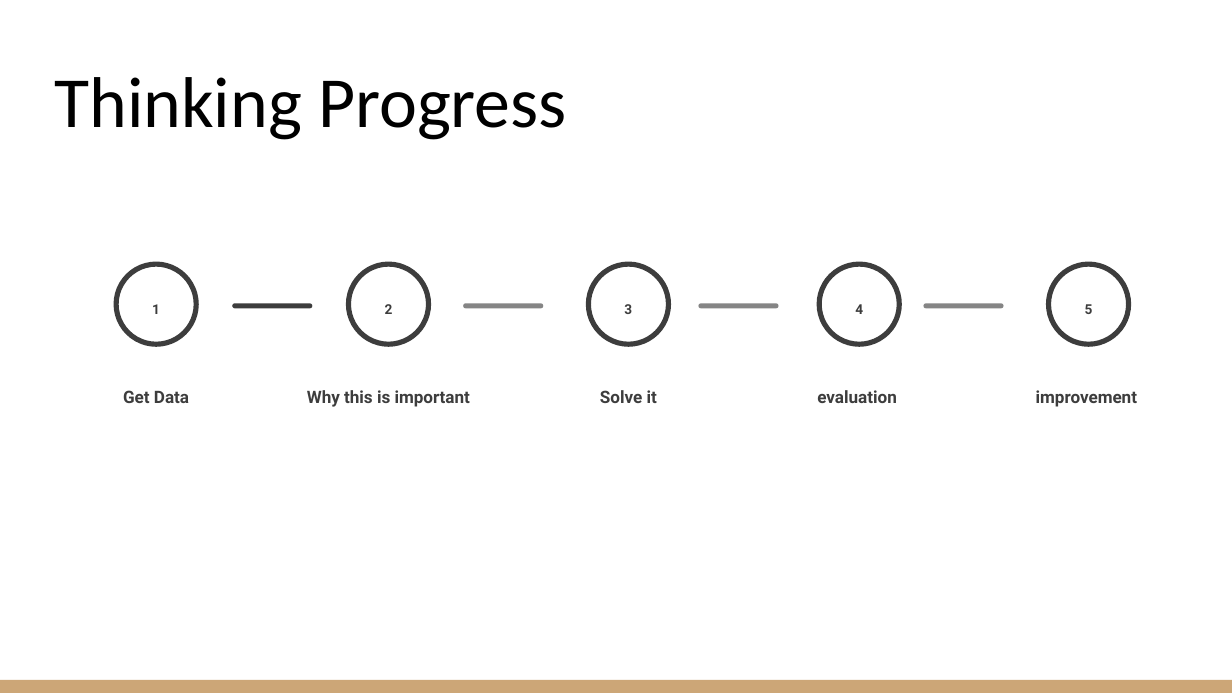
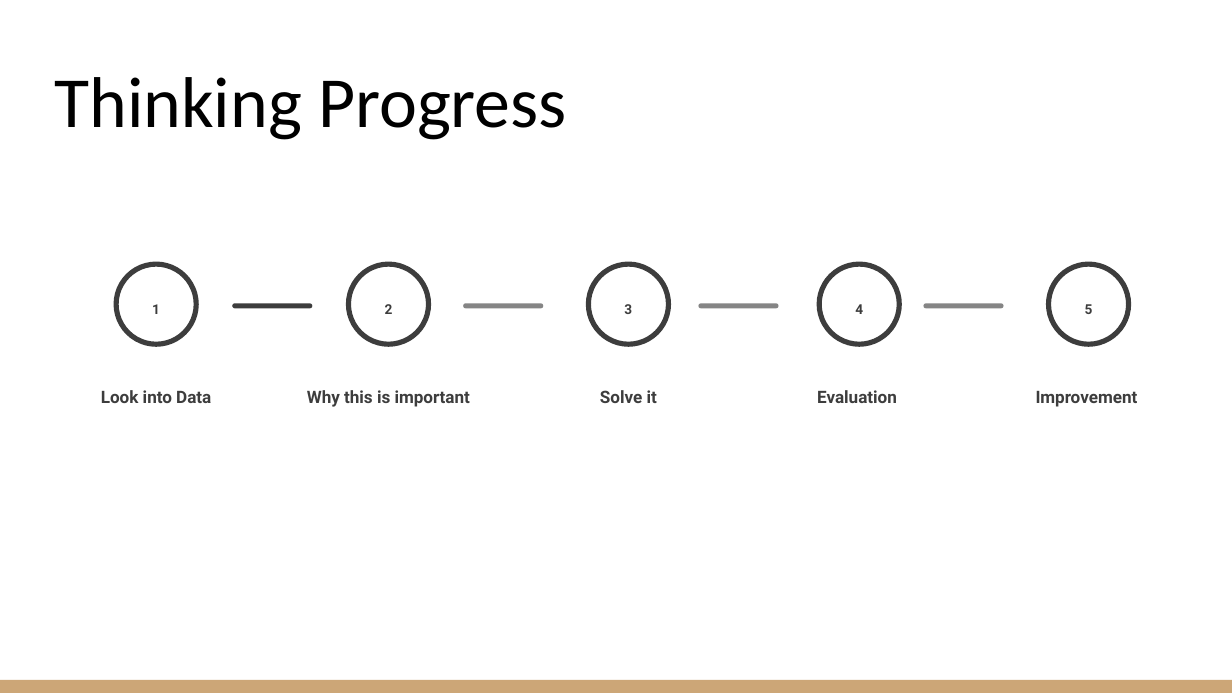
Before and after one commit to DarKenW/HoneyBadgerCoding, a slide deck: slide 2 of Project/Jigsaw Comments Classification.pptx. Drawn at 1232x693 pixels with LibreOffice and Linux fonts; fonts in the diff are those of the drawing. Boxes give left, top, right and bottom in pixels: in the first picture for what was removed or moved away, otherwise in the second. Text is boxed around its words. In the diff, an @@ line names an element or a change of style, - is before the commit and + after.

```diff
--- a/Project/Jigsaw Comments Classification.pptx
+++ b/Project/Jigsaw Comments Classification.pptx
@@ text at [101, 390, 211, 403]: text changed @@
-Get Data
+Look into Data
@@ text at [817, 390, 897, 403]: text changed @@
-evaluation
+Evaluation
@@ text at [1036, 391, 1138, 407]: text changed @@
-improvement
+Improvement
```
Also in this commit, not shown: 5 other slides changed, 1 other file.
